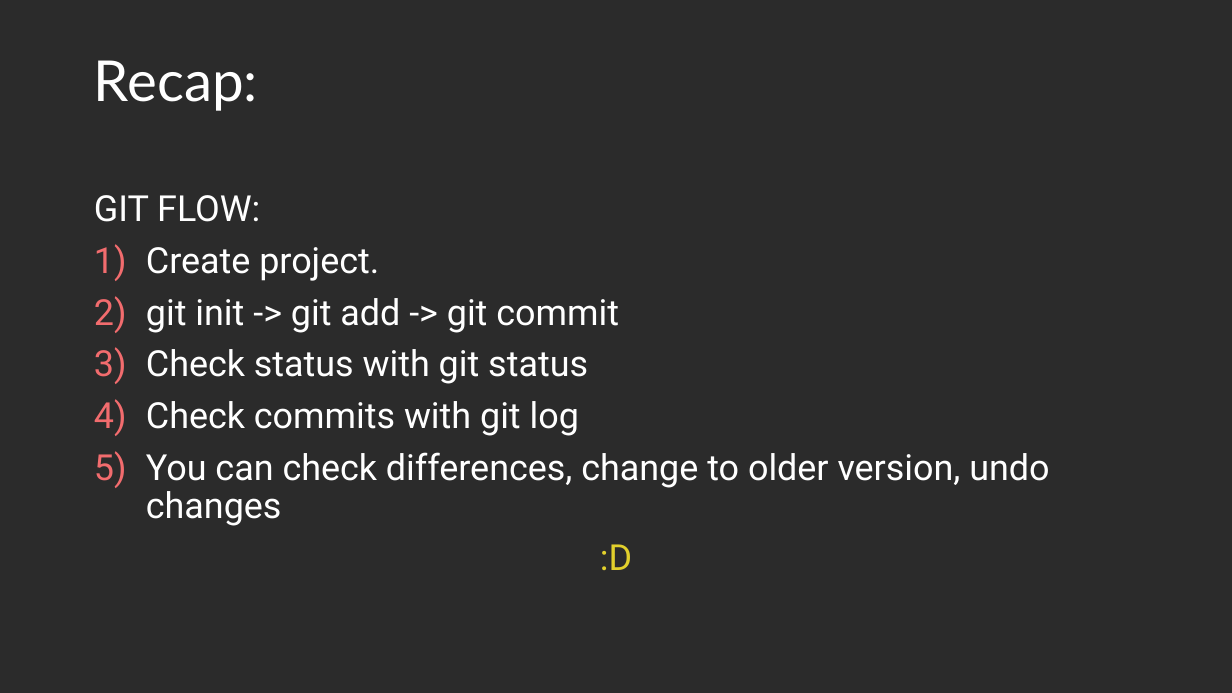
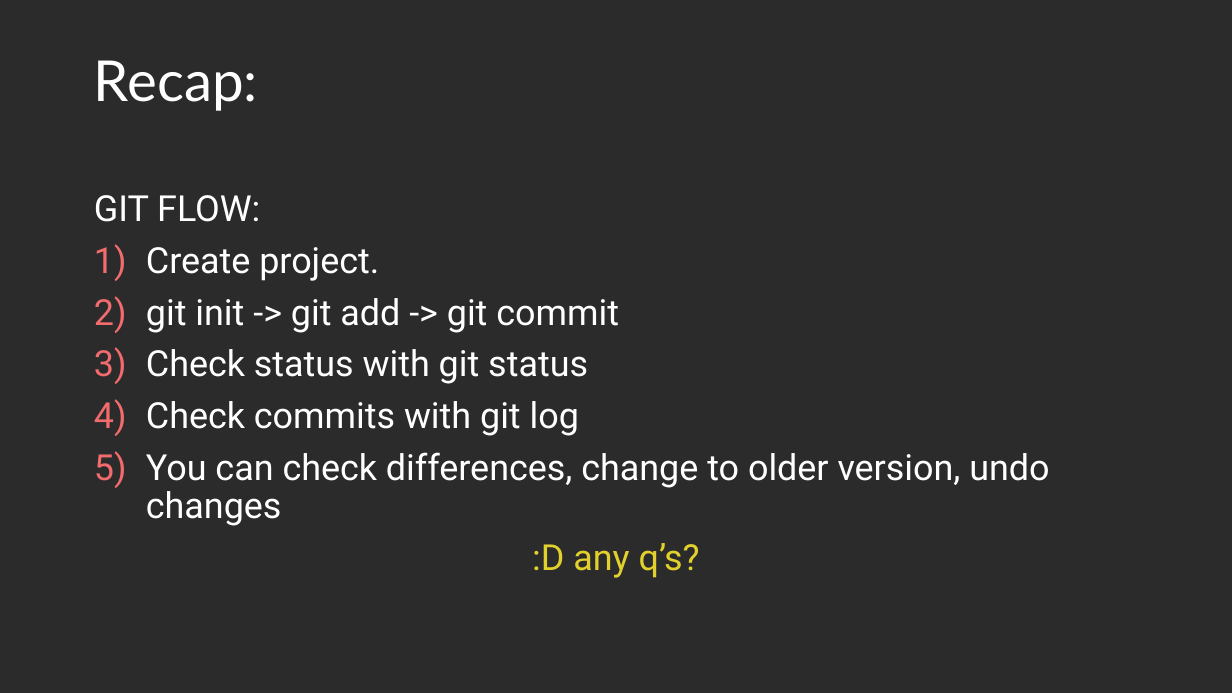
Before and after one commit to Light2Dark/git_tutorial, a slide deck: slide 15 of Git and Github.pptx (slide 13 before the commit). Drawn at 1232x693 pixels with LibreOffice and Linux fonts; fonts in the diff are those of the drawing; background and template pictures are left out; a plain dark background stands for a picture behind light text. Boxes give left, top, right and bottom in pixels: in the first picture for what was removed or moved away, otherwise in the second. Text is boxed around its words. In the diff, an @@ line names an element or a change of style, - is before the commit and + after.

```diff
--- a/Git and Github.pptx
+++ b/Git and Github.pptx
@@ text at (x1=532, y1=543, x2=700, y2=578): text changed @@
-:D
+:D any q’s?
```
Also in this commit, not shown: 14 other slides changed, 2 slides added.
